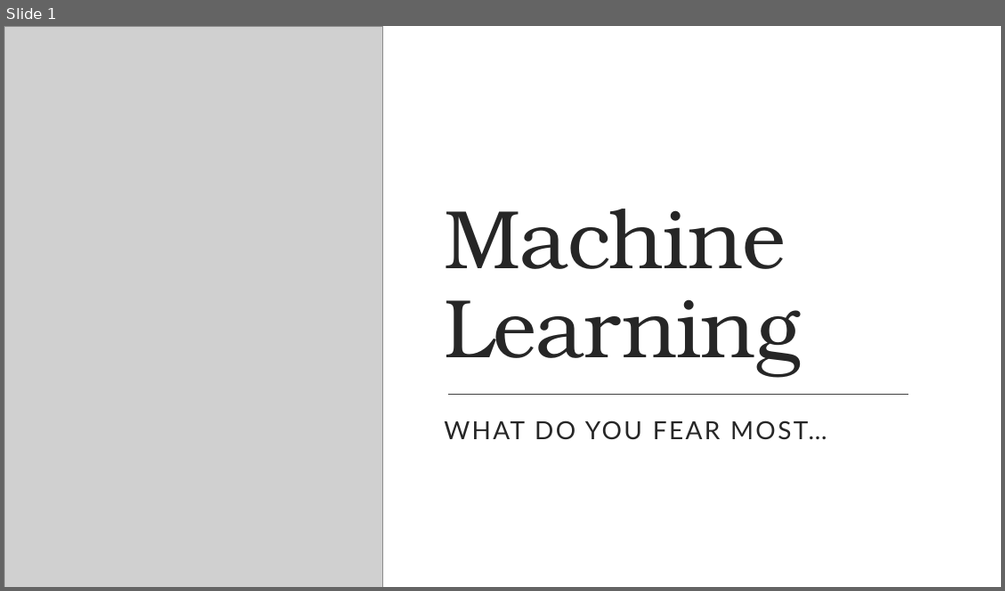
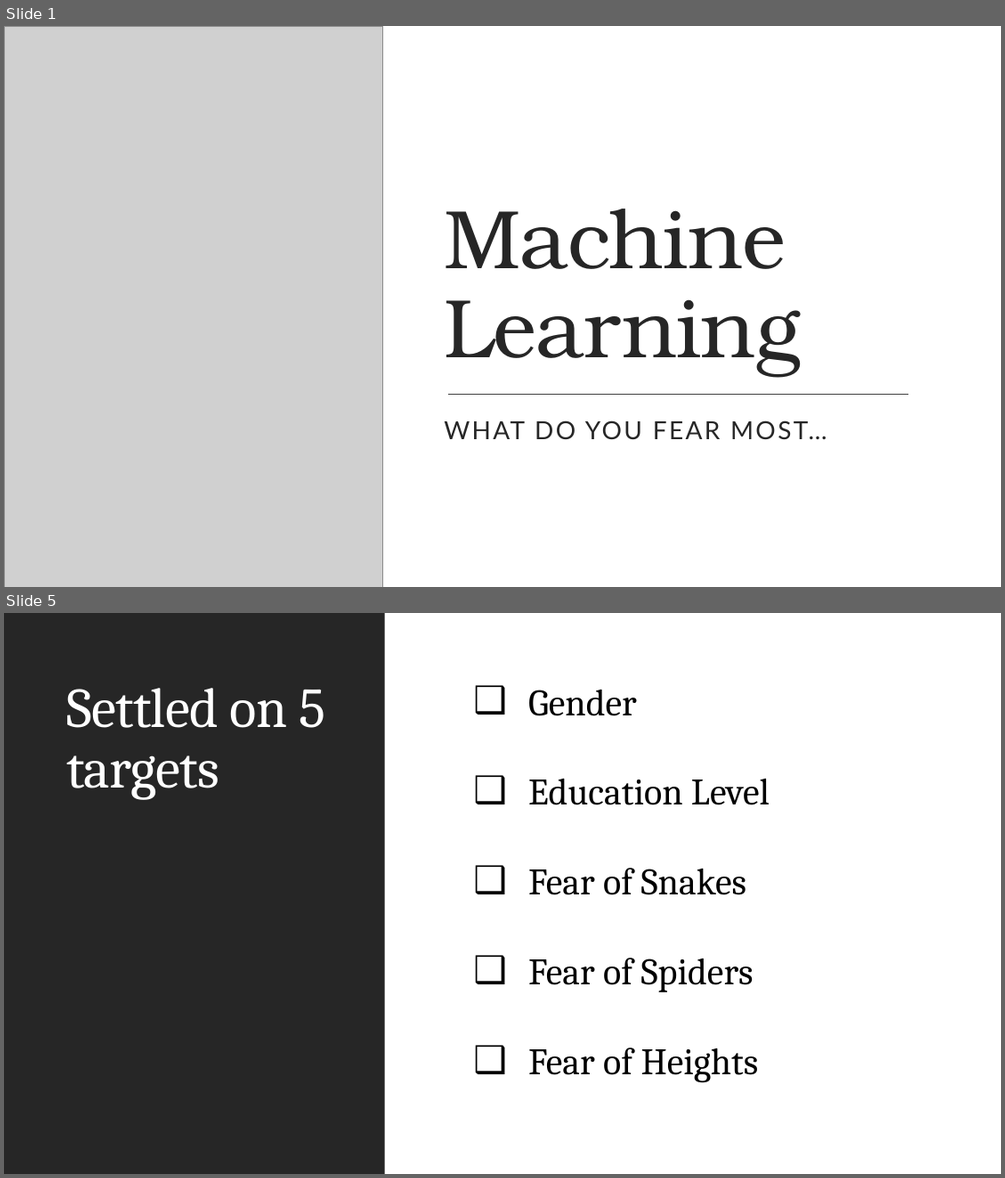
Before and after one commit to BDomogalla/machine-learning-project, a slide deck: machine_learning_pp.pptx. Shown one above the other, each under a label of ours: slide 1 before the commit, slides 1 and 5 after it; the slides between them are not shown. The pictures are 1005x591 and 1005x1178 pixels, drawn with LibreOffice and Linux fonts; fonts in the diff are those of the drawing; grey boxes stand for pictures. Boxes give left, top, right and bottom in pixels: in the first picture for what was removed or moved away, otherwise in the second. Text is boxed around its words. In the diff, an @@ line names an element or a change of style, - is before the commit and + after.

```diff
--- a/machine_learning_pp.pptx
+++ b/machine_learning_pp.pptx
@@ slide 5 added at box(4, 613, 1001, 1174), background #FFFFFF @@
@@ rectangle added at box(4, 613, 385, 1174), fill #262626 @@
@@ title added at box(66, 688, 325, 800), 54 pt, text #FFFFFF @@
+Settled on 5 targets
@@ text added at box(528, 689, 769, 1083), 36 pt, text #000000 @@
+❑ Gender
+❑ Education Level
+❑ Fear of Snakes
+❑ Fear of Spiders
+❑ Fear of Heights
```
Also in this commit, not shown: 1 slide changed, 10 other slides added, 1 slide removed, 6 other files.
